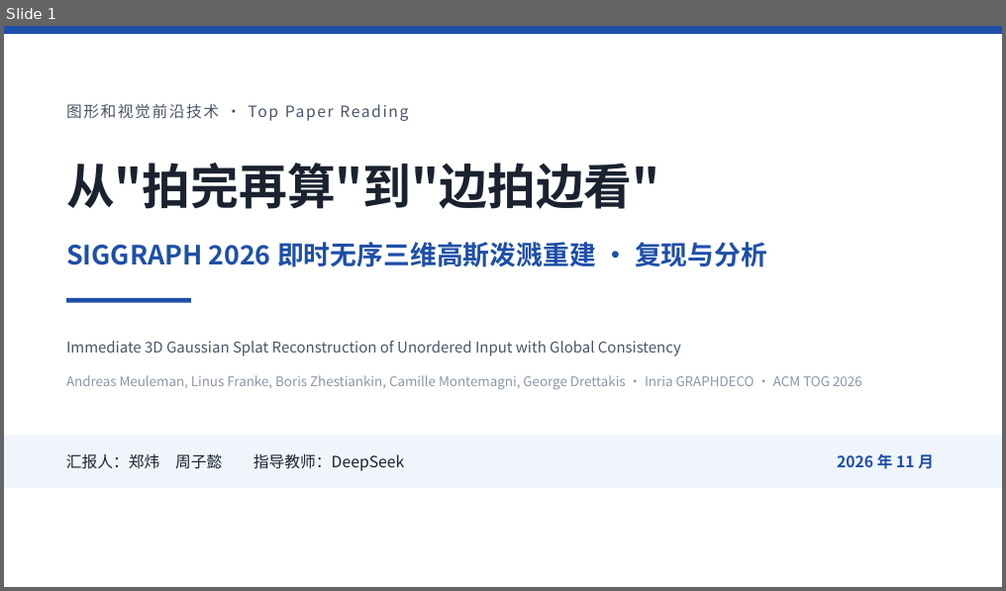
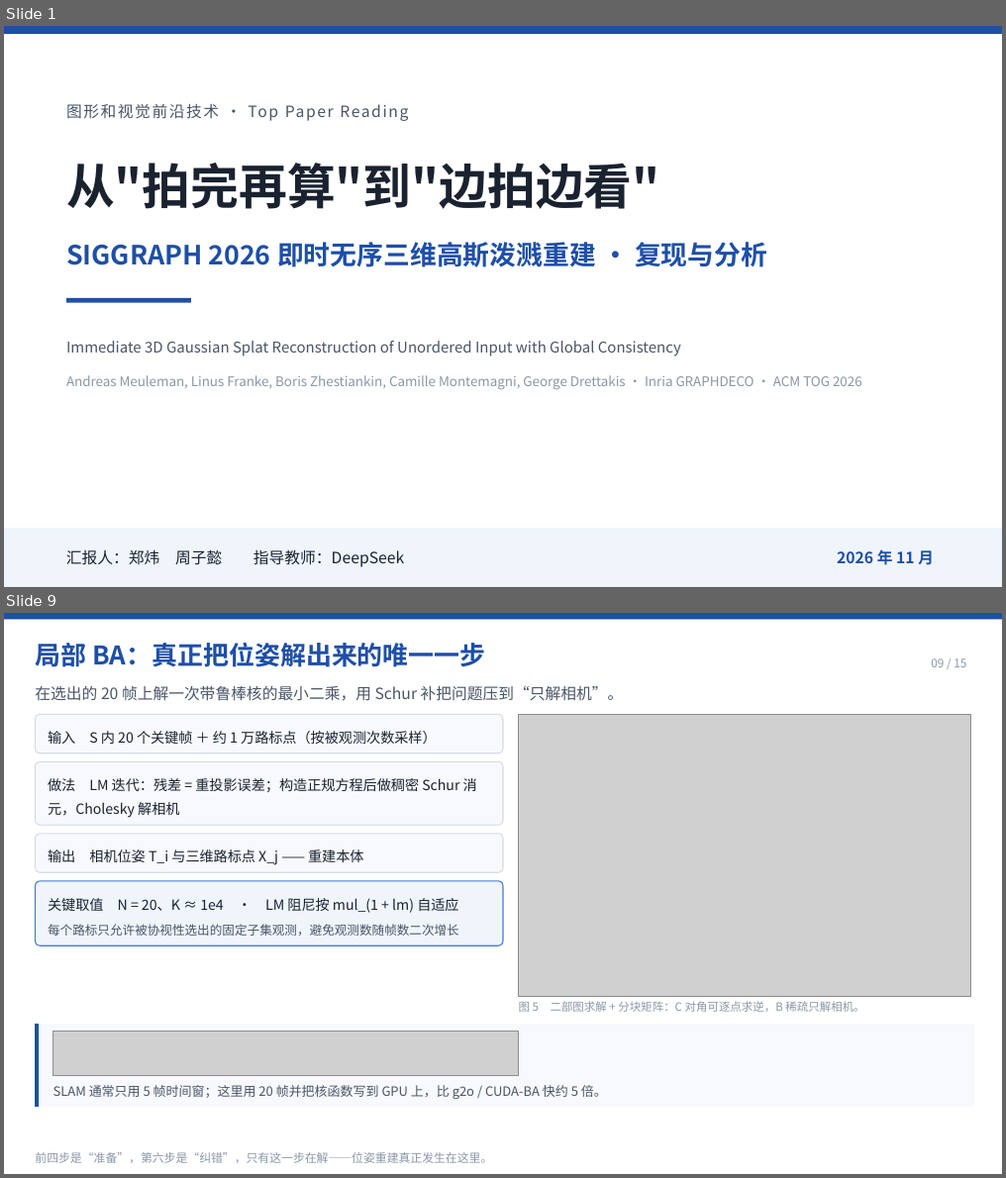
Before and after one commit to LeoZhengWei/ecnu-cs, a slide deck: ecnu-cg/02-PPT/PPT-即时三维高斯泼溅重建.pptx. Shown one above the other, each under a label of ours: slide 1 before the commit, slides 1 and 9 after it; the slides between them are not shown. The pictures are 1006x591 and 1006x1178 pixels, drawn with LibreOffice and Linux fonts; fonts in the diff are those of the drawing; grey boxes stand for pictures. Boxes give left, top, right and bottom in pixels: in the first picture for what was removed or moved away, otherwise in the second. Text is boxed around its words. In the diff, an @@ line names an element or a change of style, - is before the commit and + after.

Commit message:
feat(ecnu-cg): PPT 重构为「七步各一页」，报告同步并补七张方法示意图
- PPT 15 页重排：P2 背景+四类问题、P3 摘要+贡献+创新（原四页压成两页）；
  P4 方法总览；P5-P11 七个步骤各一页，每页固定「做什么/示意图/核心公式/
  关键超参/为什么」五段；P12 补 4 条消融条；P13 删掉全部复现工程问题，
  只留论文自述边界。原「三代工作演进」页并入 P14 结论首句。
- 新增 figs/fig1..7 七张 matplotlib 示意图与 formula/f05..11 七张公式渲染图
  （原底部公式为 ASCII 拼写法，现统一为矢量排版图）。
- slide 源码 slides/01..15 全量同步；新增 tools/figs.py、gen_steps.py、
  render_formula.py 三个可复现生成脚本。
- 报告 3.3 节按七步重写（总表+每步一段+居中公式），插入图 1-7；
  01-报告/img/m1..m7.png 与插值脚本 tools/insert_figs.py 一并入库。
- 讲稿第 2 章重写为主讲 12:20（另附 10 分钟压缩方案）；STORY、讲稿要点、
  交付说明、README 同步；「跳数」口径统一修正为「加权图距」。

```diff
--- a/ecnu-cg/02-PPT/PPT-即时三维高斯泼溅重建.pptx
+++ b/ecnu-cg/02-PPT/PPT-即时三维高斯泼溅重建.pptx
@@ slide 9 added at box(4, 613, 1002, 1174), background #FFFFFF @@
@@ rectangle added at box(4, 613, 1002, 619), fill #1E4FA8 @@
@@ text added at box(35, 642, 485, 667), 24.8 pt, text #1E4FA8, bold @@
+局部 BA：真正把位姿解出来的唯一一步
@@ text added at box(931, 659, 966, 667), 11.2 pt, text #8B97A8 @@
+09 / 15
@@ text added at box(35, 686, 624, 701), 15 pt, text #4A5568 @@
+在选出的 20 帧上解一次带鲁棒核的最小二乘，用 Schur 补把问题压到“只解相机”。
@@ rounded rectangle added at box(36, 714, 503, 753), fill #F7F9FC, outline #D6DCE5 1 pt @@
@@ text added at box(48, 731, 437, 744), 13.5 pt, text #1A2230 @@
+输入 S 内 20 个关键帧 ＋ 约 1 万路标点（按被观测次数采样）
@@ picture added at box(519, 714, 971, 996) @@
@@ rounded rectangle added at box(36, 761, 503, 825), fill #F7F9FC, outline #D6DCE5 1 pt @@
@@ text added at box(48, 778, 477, 818), 13.5 pt, text #1A2230 @@
+做法 LM 迭代：残差 = 重投影误差；构造正规方程后做稠密 Schur 消元，Cholesky 解相机
@@ rounded rectangle added at box(36, 834, 503, 872), fill #F7F9FC, outline #D6DCE5 1 pt @@
@@ text added at box(48, 850, 363, 865), 13.5 pt, text #1A2230 @@
+输出 相机位姿 T_i 与三维路标点 X_j —— 重建本体
@@ rounded rectangle added at box(36, 881, 503, 946), fill #F0F5FC, outline #3D7BD9 1 pt @@
@@ text added at box(48, 898, 458, 913), 13.5 pt, text #1A2230 @@
+关键取值 N = 20、K ≈ 1e4 · LM 阻尼按 mul_(1 + lm) 自适应
@@ text added at box(48, 924, 459, 936), 12 pt, text #4A5568 @@
+每个路标只允许被协视性选出的固定子集观测，避免观测数随帧数二次增长
@@ freeform shape added at box(36, 1024, 975, 1107), fill #1E4FA8 @@
@@ rectangle added at box(40, 1024, 975, 1107), fill #F7F9FC @@
@@ text added at box(519, 1001, 864, 1012), 10.9 pt, text #8B97A8 @@
+图 5 二部图求解 + 分块矩阵：C 对角可逐点求逆，B 稀疏只解相机。
@@ picture added at box(54, 1032, 519, 1075) @@
@@ text added at box(54, 1085, 607, 1099), 12.4 pt, text #4A5568 @@
+SLAM 通常只用 5 帧时间窗；这里用 20 帧并把核函数写到 GPU 上，比 g2o / CUDA-BA 快约 5 倍。
@@ text added at box(35, 1153, 492, 1163), 11.2 pt, text #8B97A8 @@
+前四步是“准备”，第六步是“纠错”，只有这一步在解——位姿重建真正发生在这里。
@@ slide 1 changed as well @@
@@ rectangle: place and size @@
-rectangle at box(4, 436, 1002, 488)
+rectangle at box(4, 528, 1002, 587)
@@ text "汇报人：郑炜 周子懿 指导教师：DeepSeek": place and size @@
-text "汇报人：郑炜 周子懿 指导教师：DeepSeek" at box(66, 454, 404, 472)
+text "汇报人：郑炜 周子懿 指导教师：DeepSeek" at box(66, 550, 404, 568)
@@ text "2026 年 11 月": place and size @@
-text "2026 年 11 月" at box(837, 454, 934, 470)
+text "2026 年 11 月" at box(837, 550, 934, 566)
```
Also in this commit, not shown: 6 other slides changed, 7 other slides added, 8 slides removed, 47 other files.
